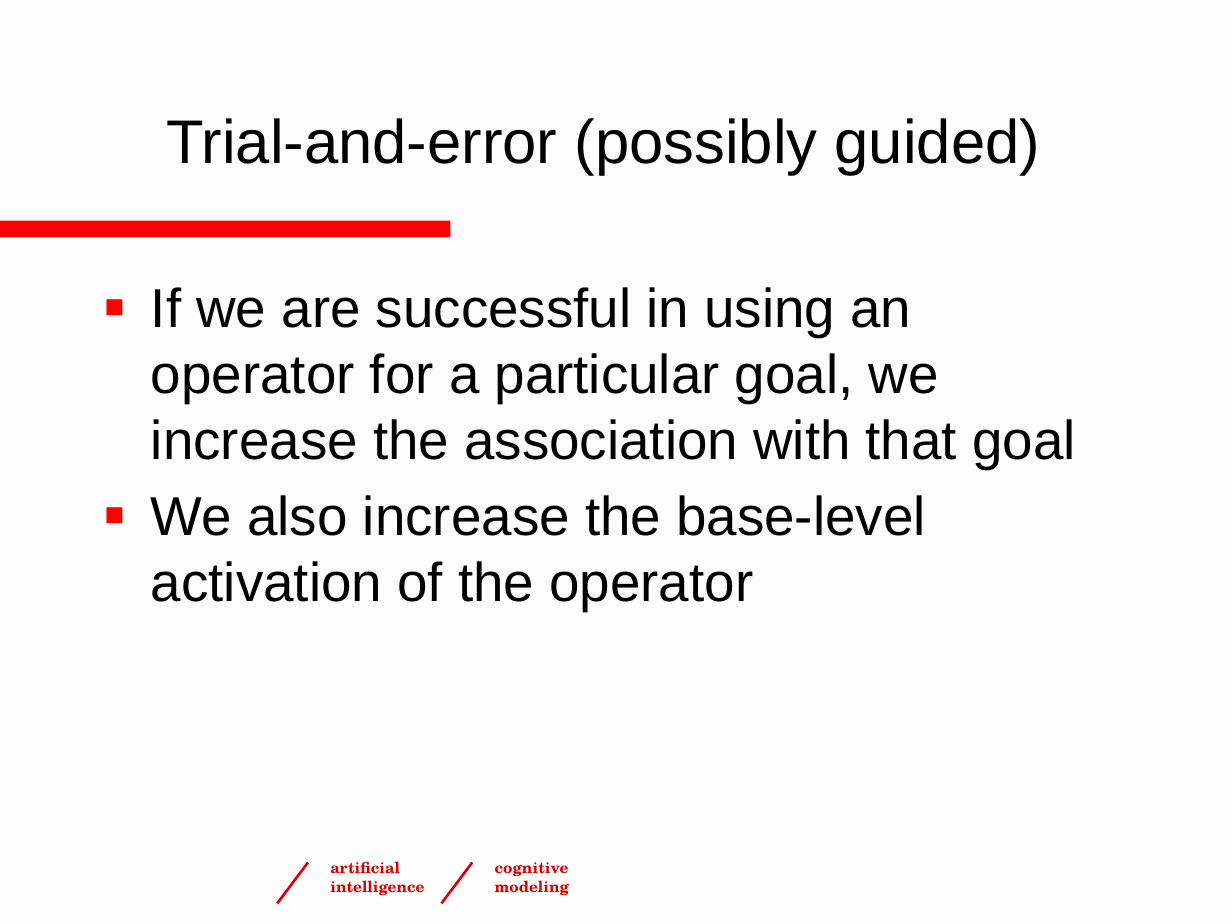
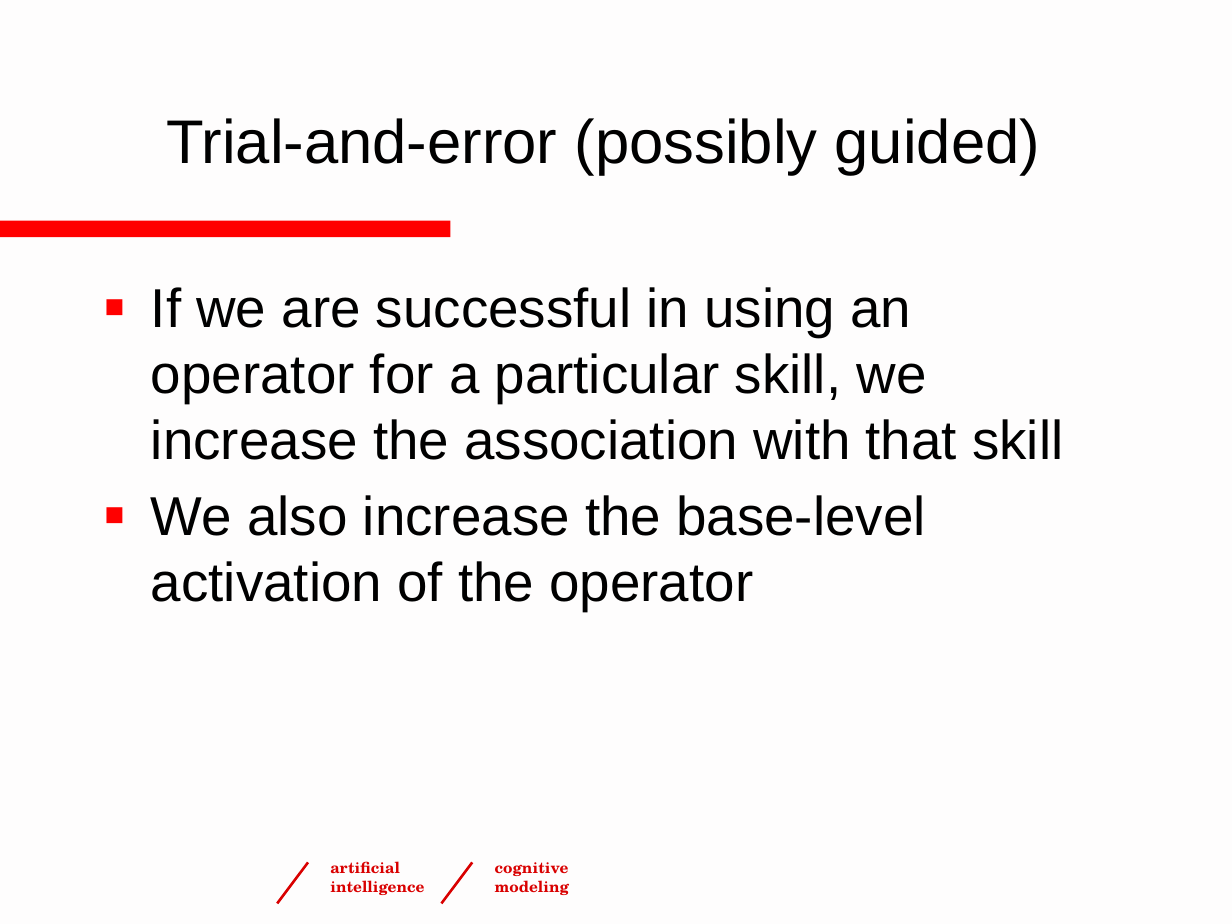
Before and after one commit to ntaatgen/PRIMs-Tutorial, a slide deck: slide 3 of PRIMsTutorial4.pptx. Drawn at 1232x924 pixels with LibreOffice and Linux fonts; fonts in the diff are those of the drawing; background and template pictures are left out. Boxes give left, top, right and bottom in pixels: in the first picture for what was removed or moved away, otherwise in the second. Text is boxed around its words. In the diff, an @@ line names an element or a change of style, - is before the commit and + after.

```diff
--- a/PRIMsTutorial4.pptx
+++ b/PRIMsTutorial4.pptx
@@ text at box(151, 287, 1063, 460): text changed @@
-■ If we are successful in using an operator for a particular goal, we increase the association with that goal
+■ If we are successful in using an operator for a particular skill, we increase the association with that skill
```
Also in this commit, not shown: 2 other slides changed, 9 slides added, 1 slide removed.
